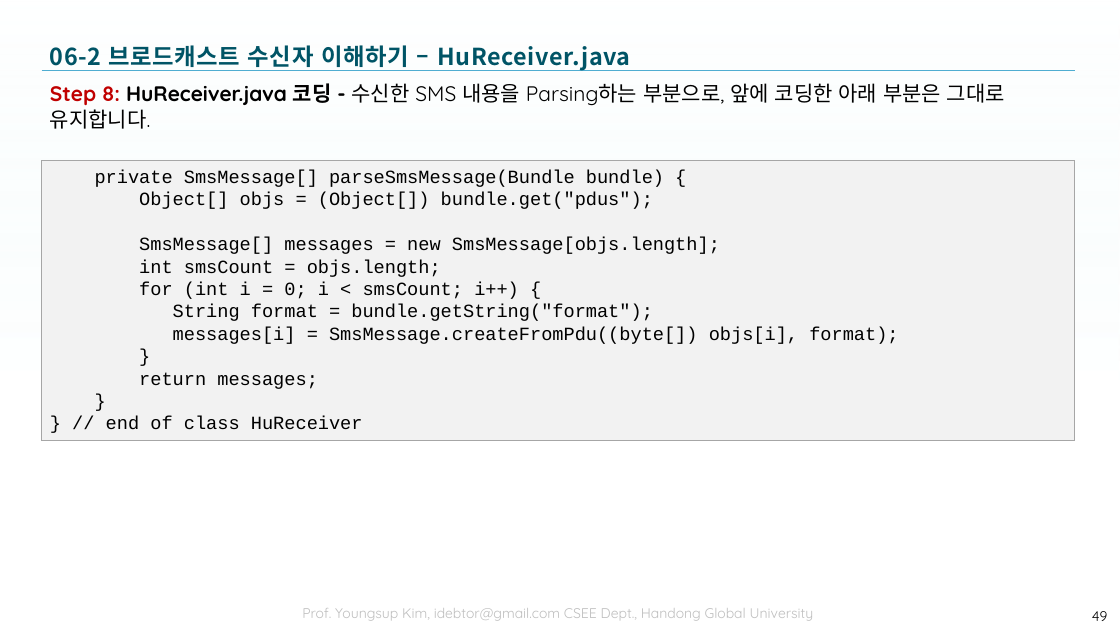
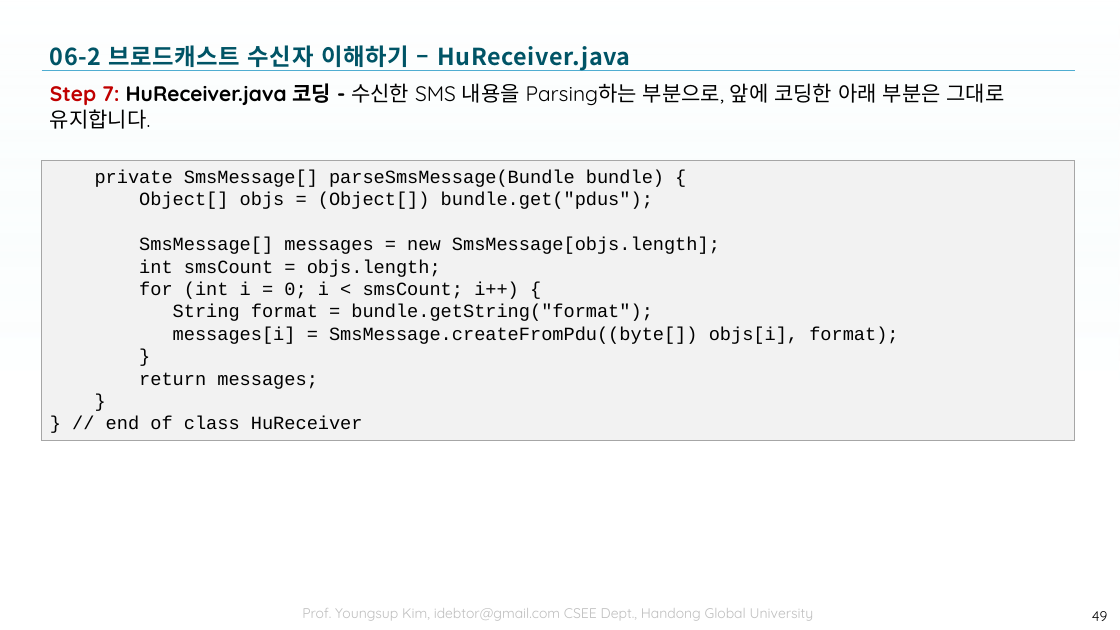
Before and after one commit to tae7841/HuStarAS, a slide deck: slide 49 of ppts/06Service.pptx. Drawn at 1120x630 pixels with LibreOffice and Linux fonts; fonts in the diff are those of the drawing; background and template pictures are left out. Boxes give left, top, right and bottom in pixels: in the first picture for what was removed or moved away, otherwise in the second. Text is boxed around its words. In the diff, an @@ line names an element or a change of style, - is before the commit and + after.

```diff
--- a/ppts/06Service.pptx
+++ b/ppts/06Service.pptx
@@ text at (x1=50, y1=83, x2=1005, y2=129): text changed @@
-Step 8: HuReceiver.java 코딩 - 수신한 SMS 내용을 Parsing하는 부분으로, 앞에 코딩한 아래 부분은 그대로 유지합니다.
+Step 7: HuReceiver.java 코딩 - 수신한 SMS 내용을 Parsing하는 부분으로, 앞에 코딩한 아래 부분은 그대로 유지합니다.
```
Also in this commit, not shown: 8 other slides changed.
